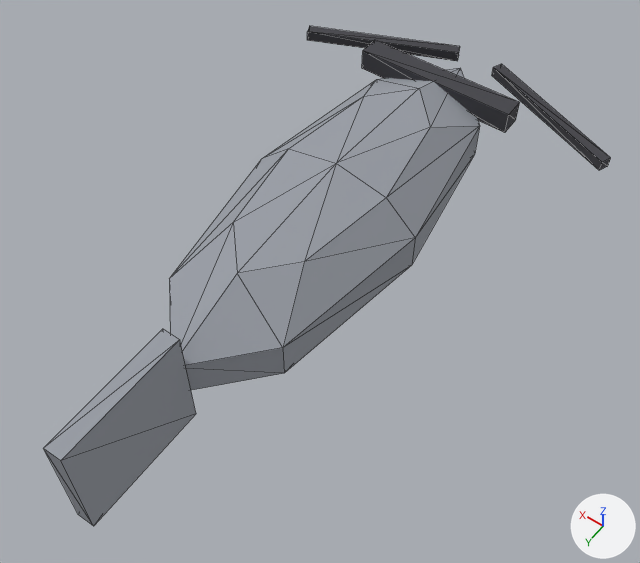
One commit to the glTF model models/catfish.glb: the scene before it, then after it.
The view is the same before and after, from a 50 mm lens placed at (-0.561, 0.83, 1.09), pointed at (-0.047, 0.111, -0.04). The lights are fixed; the arrows at lower right show +X, +Y and +Z. The first picture is the older version. Mesh edges are drawn as thin lines. Vertices at exactly the same position are counted once.

Objects in the first picture: 'catfish'.
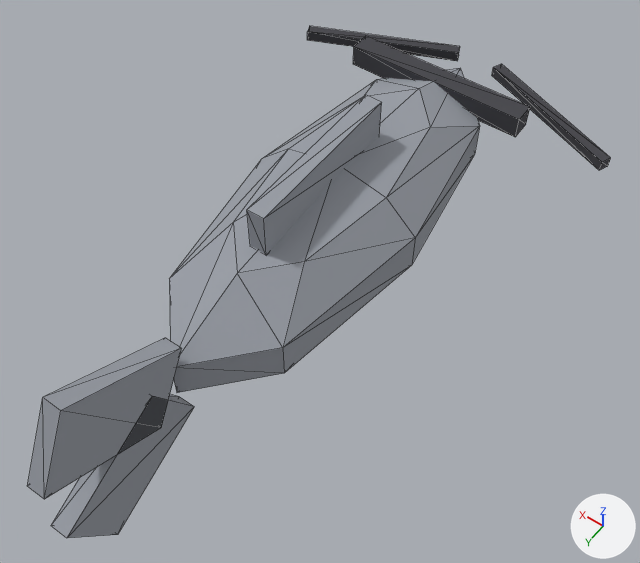
What changed in the scene script:
```text
Change me_catfish:
    used by ob_catfish; location = (0.0, 0.0, 0.0)
    remove me_catfish.from_pydata(...)  # 92 vertices, 160 faces; spans x -0.322..0.322, y -0.488..0.61, z -0.12..0.11
    add me_catfish.from_pydata(...)  # 108 vertices, 184 faces; spans x -0.322..0.322, y -0.488..0.65, z -0.184..0.184
    me_catfish part 1: a new loose piece, a box spanning x -0.015..0.015, y -0.1..0.2, z 0.09..0.17, in mat_metal_dark (grey #999ea6)
    me_catfish part 2: a new loose piece, a box spanning x -0.17..0.17, y -0.34..-0.3, z 0.03..0.07, in mat_black (dark grey #45454b)
    me_catfish part 3: the loose piece of 8 vertices spanning x -0.015..0.015, y 0.39..0.61, z -0.1..0.1 is rebuilt with 8 vertices and now spans x -0.015..0.015, y 0.39..0.65, z -0.184..0.044
    me_catfish part 4
    8 vertices are added at x -0.015..0.015, y 0.39..0.65, z -0.044..0.184
    12 new faces join them, mat_metal_dark (grey #999ea6)
    other edits to the shape of me_catfish do not show in these pictures
```

Changed parts and their boxes [x1, y1, x2, y2] in the pictures (640 x 563 px):
'catfish', reshaped: before [44, 26, 611, 526]; after [27, 26, 611, 538]
part 1 of me_catfish, added: after [247, 95, 382, 255]
part 2 of me_catfish, added: after [353, 36, 530, 137]
part 3 of me_catfish, rebuilt (27% shorter): before [44, 329, 196, 526]; after [51, 394, 194, 538]
part 4 of me_catfish, added: after [27, 338, 182, 499]
